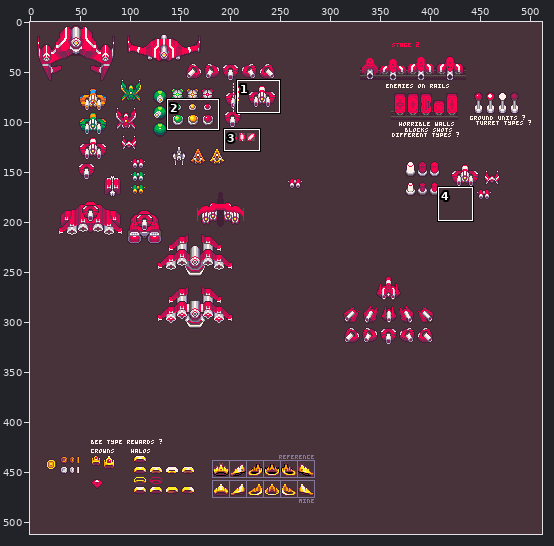
One commit to this pixel-art file: art_folder/enemy_ships.aseprite. The first picture is a wide view before the edit; the outline marks the close-up.
Close-up. Before the edit:
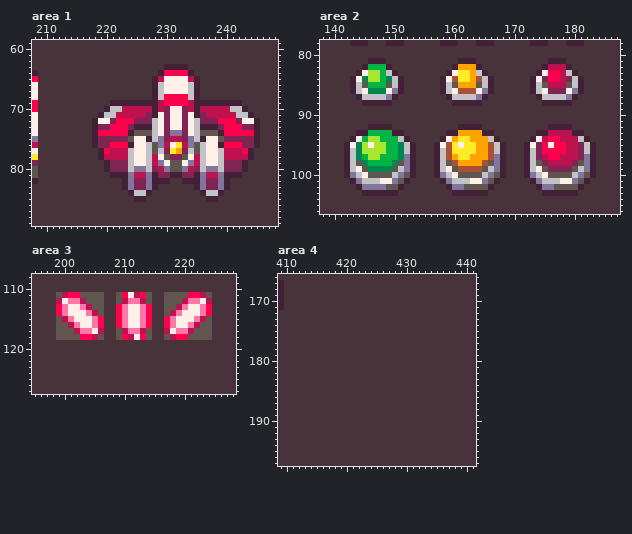
512x512 pixels, 1 frame. Shown: area 1: x 208..248, y 59..89; area 2: x 138..187, y 78..106; area 3: x 195..228, y 108..127; area 4: x 409..441, y 166..197. The commit also changed other parts of the picture, which this record leaves out.
After the commit:
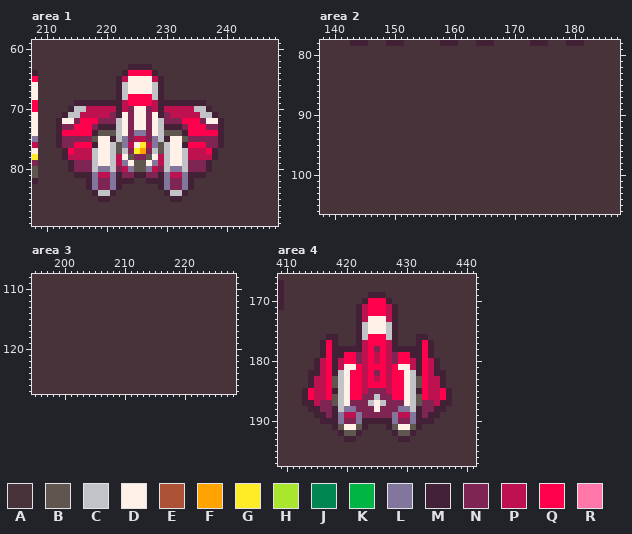
Palette (. is transparent): A #49333b  B #5f574f  C #c2c3c7  D #fff1e8  E #ab5236  F #ffa300  G #ffec27  H #a8e72e  J #008751  K #00b543  L #83769c  M #422136  N #7e2553  P #be1250  Q #ff004d  R #ff77a8
From old to new:
Changed rows in their new state; - is an unchanged pixel.
Area 1, layer "Flattened":
first column x 212:
63 ------------MMMM--AAAA------------
64 -----------MQQQQMAAAAAA-----------
65 ----------MPDDDDPMAAAAAA----------
66 ----------MCDDDDCMAAAAAA----------
67 ----------MCDDDDCMAAAAAA----------
68 ----------MCQQQQCMAAAAAA----------
69 ---MMMMMM--PQQQQPMMMMMM--AAAAAA---
70 --MCCPPPPPM-NDDNPMPPPP-CCMAAAAAA--
71 -MCCPPPPPNMDNDD-DM-PPPPPCCMAAAAAA-
72 MDDNQQQNN-CDNDD-DC-NNQQQ-DDMAAAAAA
73 MNNQQQNMMMCD-DDNDCMMM-QQQNNMAAAAAA
74 MQQQQQ-BBBCDNLLNDCBBBMQQQQQ-AAAAAA
75 MNNNNNBDDMCLNPPNLCMDDBNNNNNMAAAAAA
76 MNNQQQ-DDCBLP-GPLBC-DMQQQNN-AAAAAA
77 -MQPPPCDDCBCNGFNCBCDDCPPPQMAAAAAA-
78 -MPPPPCDDC-DBNNBDPCDDCP-PPMAAAAAA-
79 --MNNNCDDCPLDBBDLPCDDCNNNMAAAAAA--
80 --MNNNCLLC-PLBBLPNCLLCN-NMAAAAAA--
81 ---MMMLPPL-NNMMNNMLPPLM-MAAAAAA---
82 -----MLNNLM-MAAM--LNNL-AAAAAA-----
83 -----MLNNLMAAAAAAMLNNLMAAAAAA-----
84 ------MCCM--AAAA--MCCM--AAAA------
85 -------MM----AA----MM----AA-------
Area 2, layer "Flattened":
first column x 143:
 81 ---AAA------------AAA------------AAA---
 82 --AAAAA----------AAAAA----------AAAAA--
 83 -AAAAAAA--------AAAAAAA--------AAAAAAA-
 84 AAAAAAAAA------AAAAAAAAA------AAAAAAAAA
 85 AAAAAAAAA------AAAAAAAAA------AAAAAAAAA
 86 AAAAAAAAA------AAAAAAAAA------AAAAAAAAA
 87 -AAAAAAA--------AAAAAAA--------AAAAAAA-
 88 --AAAAA----------AAAAA----------AAAAA--
first column x 142:
 92 ----AAAA-----------AAAA-----------AAAA----
 93 --AAAAAAAA-------AAAAAAAA-------AAAAAAAA--
 94 -AAAAAAAAAA-----AAAAAAAAAA-----AAAAAAAAAA-
 95 AAAAAAAAAAAA---AAAAAAAAAAAA---AAAAAAAAAAAA
 96 AAAAAAAAAAAA---AAAAAAAAAAAA---AAAAAAAAAAAA
 97 AAAAAAAAAAAA---AAAAAAAAAAAA---AAAAAAAAAAAA
 98 AAAAAAAAAAAA---AAAAAAAAAAAA---AAAAAAAAAAAA
 99 AAAAAAAAAAAA---AAAAAAAAAAAA---AAAAAAAAAAAA
100 AAAAAAAAAAAA---AAAAAAAAAAAA---AAAAAAAAAAAA
101 -AAAAAAAAAA-----AAAAAAAAAA-----AAAAAAAAAA-
102 --AAAAAAAA-------AAAAAAAA-------AAAAAAAA--
103 ---AAAAAA---------AAAAAA---------AAAAAA---
Area 3, layer "Flattened":
first column x 199:
111 AAAAAAAA--AAAAAA--AAAAAAAA
112 AAAAAAAA--AAAAAA--AAAAAAAA
113 AAAAAAAA--AAAAAA--AAAAAAAA
114 AAAAAAAA--AAAAAA--AAAAAAAA
115 AAAAAAAA--AAAAAA--AAAAAAAA
116 AAAAAAAA--AAAAAA--AAAAAAAA
117 AAAAAAAA--AAAAAA--AAAAAAAA
118 AAAAAAAA--AAAAAA--AAAAAAAA
Area 4, layer "Flattened":
first column x 413:
169 -----------MMM-----------
170 ----------MQQQM----------
171 ---------MPQQQPM---------
172 ---------MPQQQPM---------
173 ---------MPDDDPM---------
174 ---------MCDDDCM---------
175 ---------MCDDDCM---------
176 ----MM---MCQQQCM---MM----
177 ---MQM---MPQQQPM---MQM---
178 ---MQMMMMMPQNQPMMMMMQM---
179 ---MQMMQQNPQPQPNQQMMQM---
180 --MPQMPQQNPQPQPNQQPMQPM--
181 --MPQMPDDQPQQQPQDDPMQPM--
182 -MMPQMCDQQPQNQPQQDCMQPMM-
183 -MPPQBCDQQPQPQPQQDCBQPPM-
184 -MPPQBCDQQPQQQPQQDCBQPPM-
185 MQPPQMCDQQPNNNPQQDCMQPPQM
186 MQPPQBCDQQNNCNNQQDCBQPPQM
187 MMPNNBCDNNNCDCNNNDCBNNPMM
188 -MMNNMCLLNNNDNNNLLCMNNMM-
189 --MMNMLPPLNNNNNLPPLMNMM--
190 ---MMMLNNLMMMMMLNNLMMM---
191 -----MBDDBM---MBDDBM-----
192 ------MBBM-----MBBM------
193 -------MM-------MM-------
